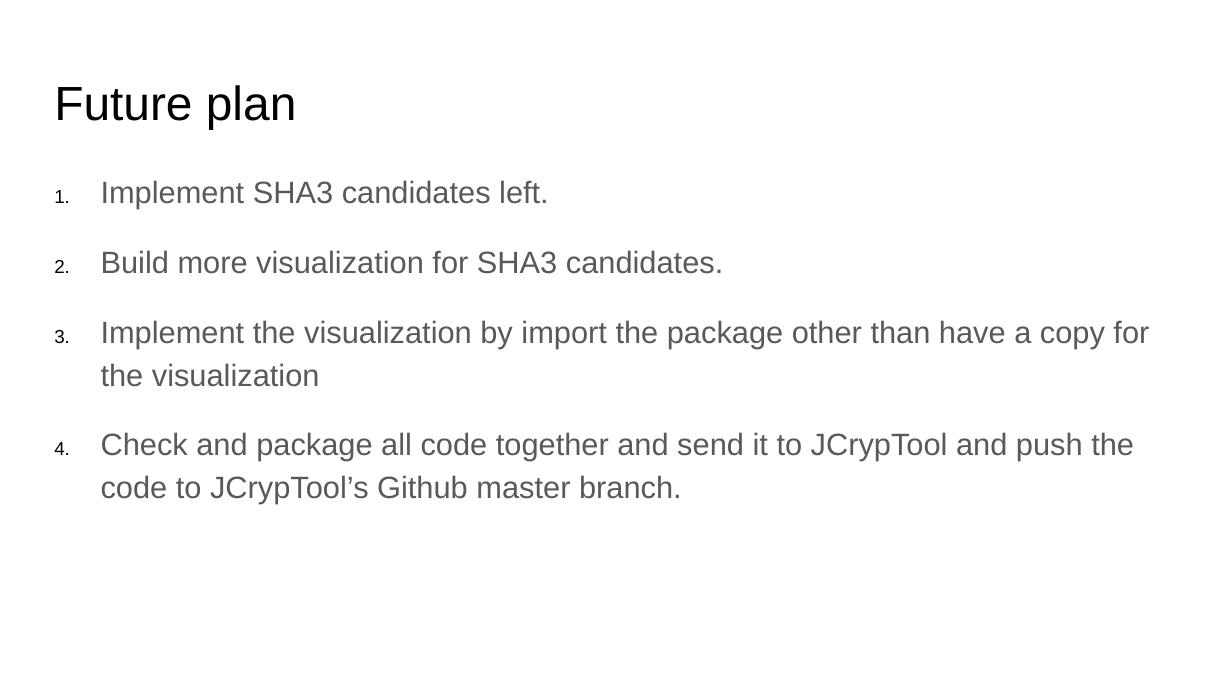
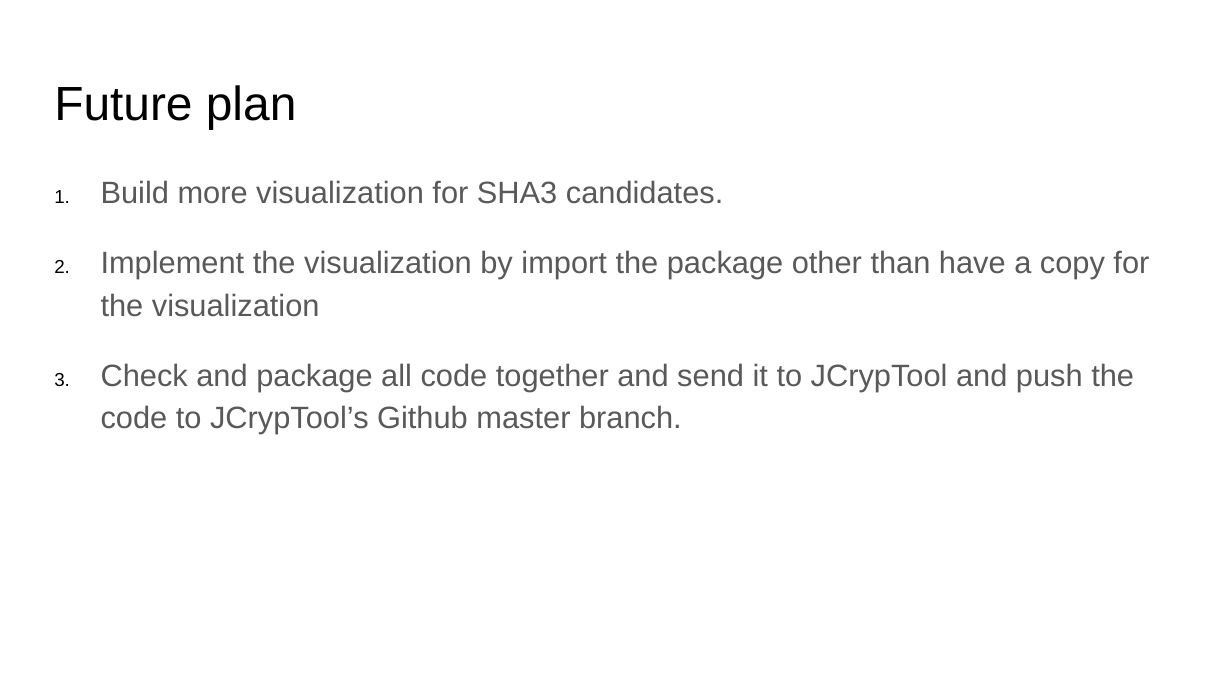
Before and after one commit to mlkromis/CryptologyProject, a slide deck: slide 14 of Final Presentation/Cryptology final Presentation.pptx. Drawn at 1232x693 pixels with LibreOffice and Linux fonts; fonts in the diff are those of the drawing. Boxes give left, top, right and bottom in pixels: in the first picture for what was removed or moved away, otherwise in the second. Text is boxed around its words. In the diff, an @@ line names an element or a change of style, - is before the commit and + after.

```diff
--- a/Final Presentation/Cryptology final Presentation.pptx
+++ b/Final Presentation/Cryptology final Presentation.pptx
@@ text at box(101, 180, 549, 209): paragraph removed @@
-1. Implement SHA3 candidates left.
```
Also in this commit, not shown: 4 other slides changed, 1 slide added, 3 other files.
